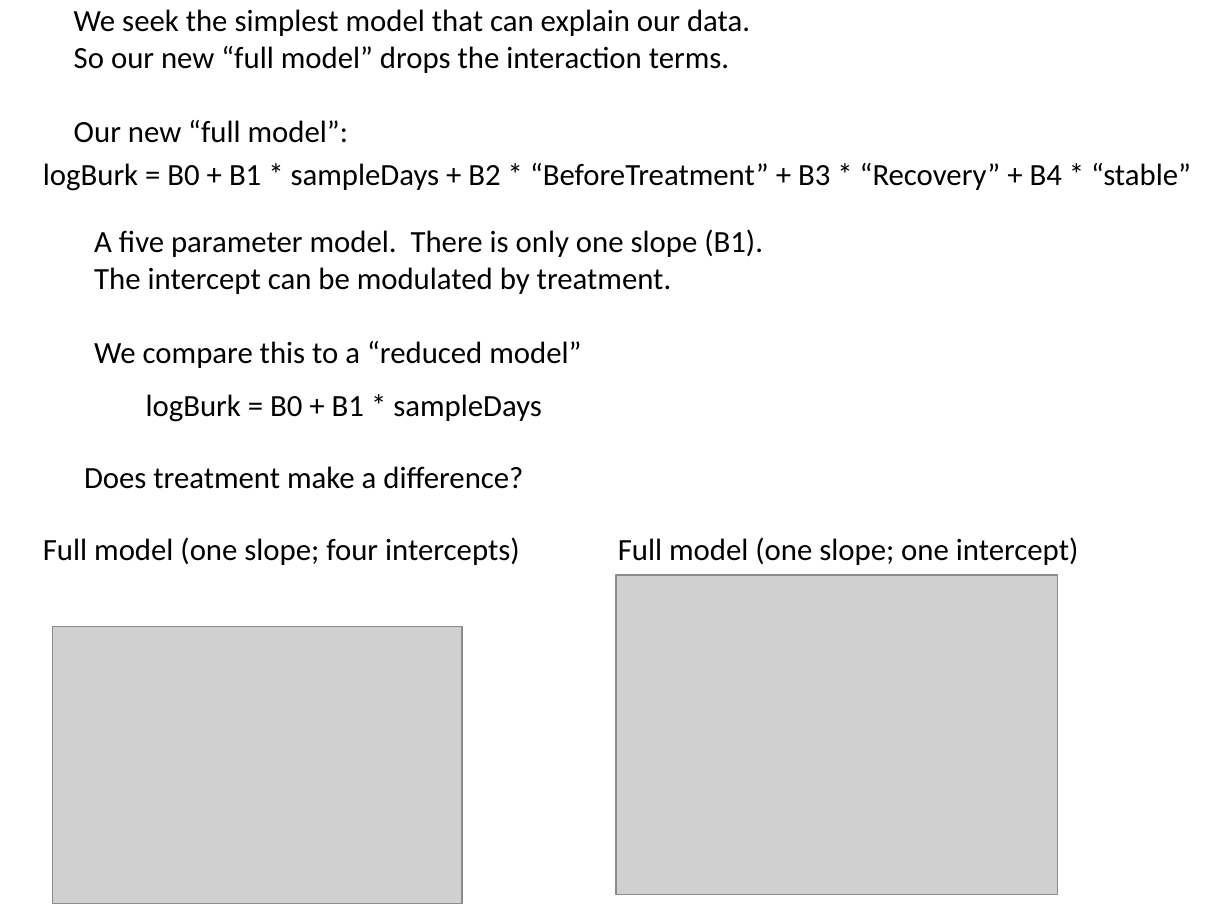
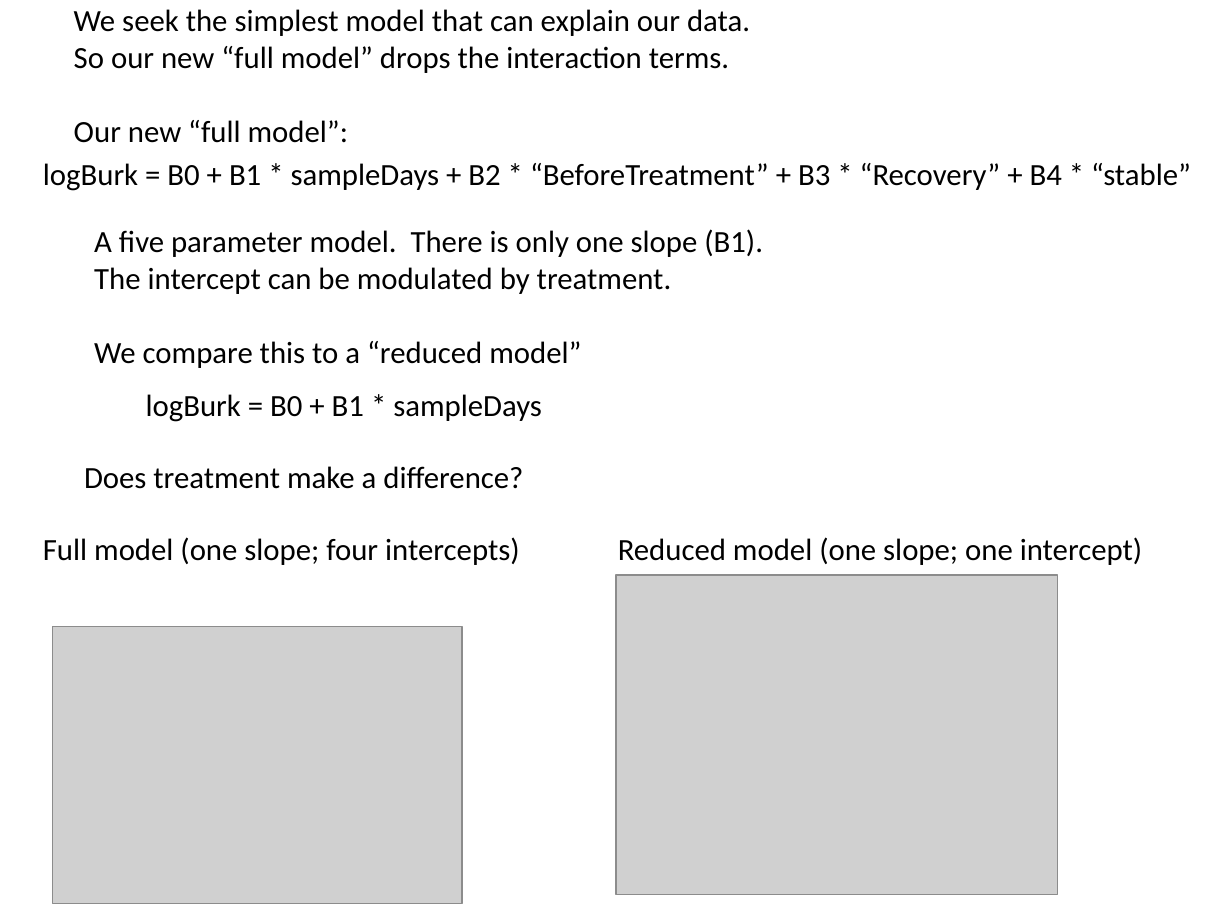
Before and after one commit to afodor/afodor.github.io, a slide deck: slide 33 of classes/stats2015/Lecture16.pptx. Drawn at 1232x924 pixels with LibreOffice and Linux fonts; fonts in the diff are those of the drawing; grey boxes stand for pictures. Boxes give left, top, right and bottom in pixels: in the first picture for what was removed or moved away, otherwise in the second. Text is boxed around its words. In the diff, an @@ line names an element or a change of style, - is before the commit and + after.

```diff
--- a/classes/stats2015/Lecture16.pptx
+++ b/classes/stats2015/Lecture16.pptx
@@ text at [618,537,1143,565]: text changed @@
-Full model (one slope; one intercept)
+Reduced model (one slope; one intercept)
```
Also in this commit, not shown: 1 other slide changed.
